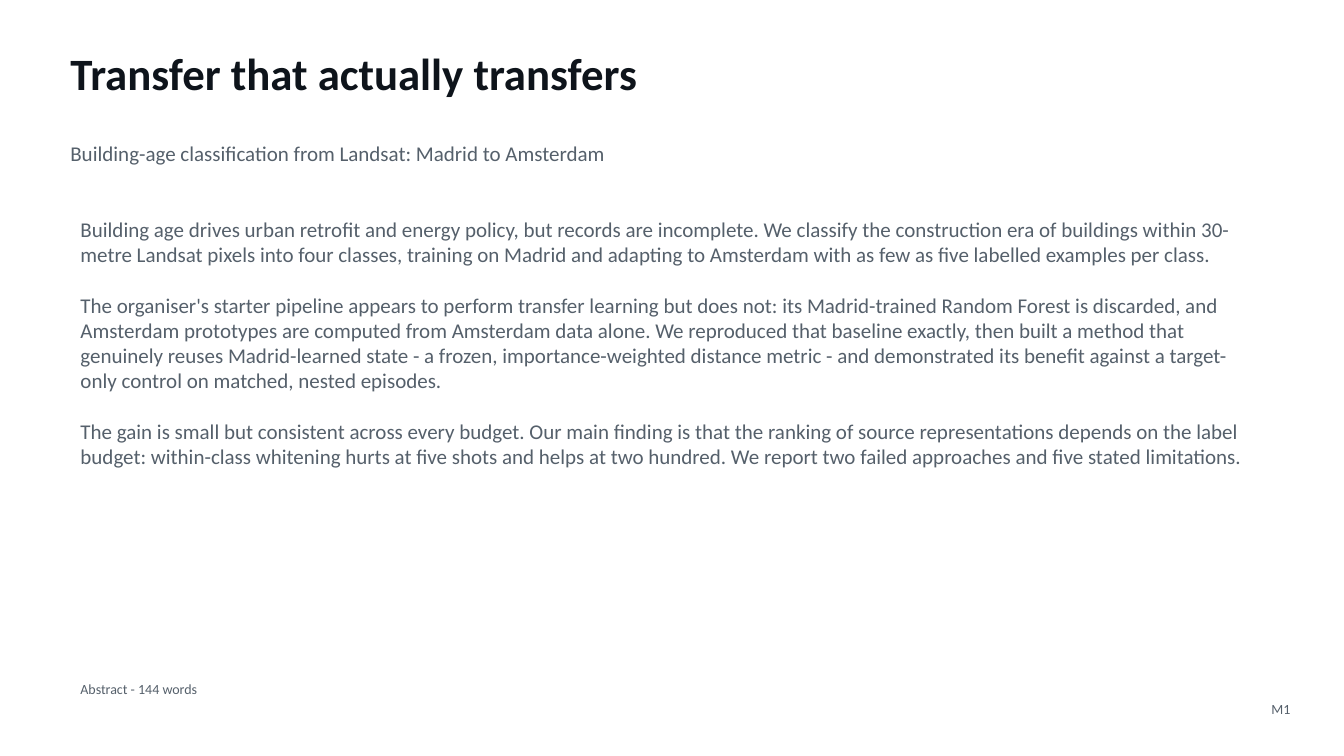
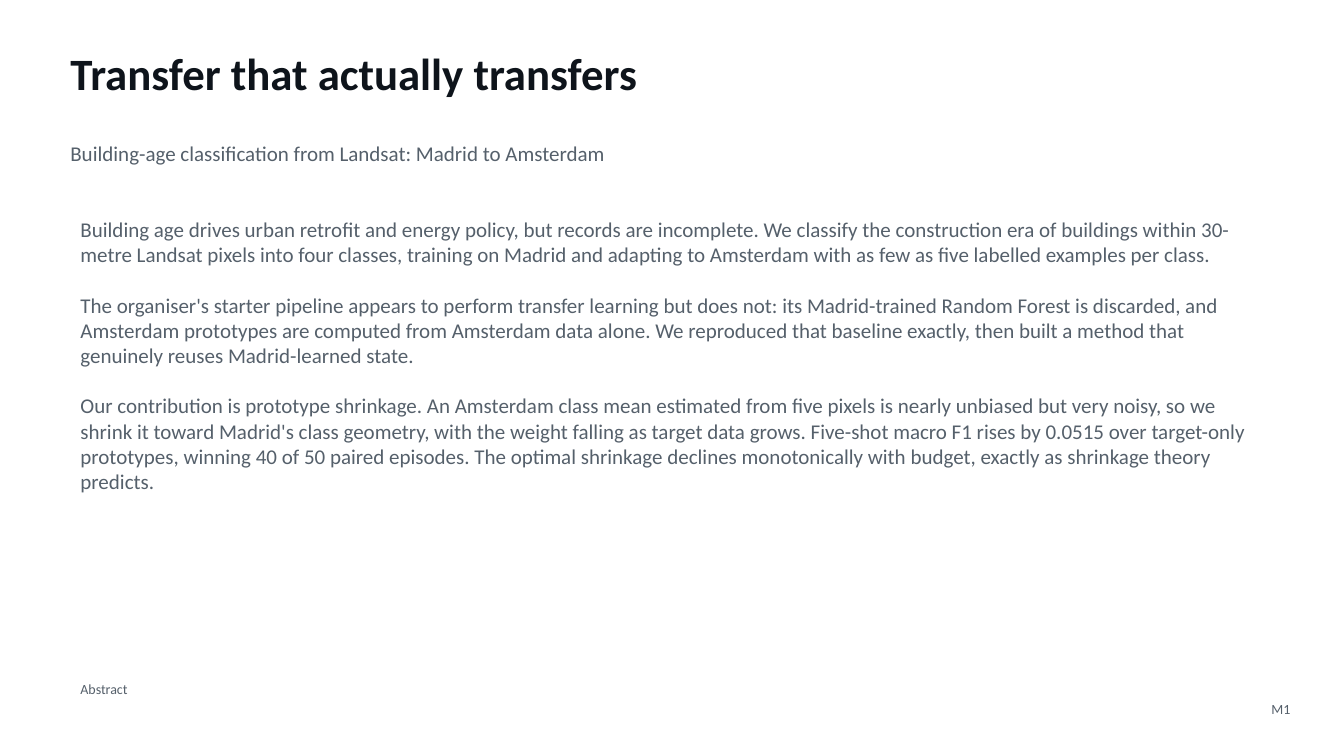
Before and after one commit to jaswin-codes/StatsGeeks, a slide deck: slide 1 of presentation/StatsGeeks_BuildingAge.pptx. Drawn at 1344x756 pixels with LibreOffice and Linux fonts; fonts in the diff are those of the drawing. Boxes give left, top, right and bottom in pixels: in the first picture for what was removed or moved away, otherwise in the second. Text is boxed around its words. In the diff, an @@ line names an element or a change of style, - is before the commit and + after.

```diff
--- a/presentation/StatsGeeks_BuildingAge.pptx
+++ b/presentation/StatsGeeks_BuildingAge.pptx
@@ text at [80,222,1245,493]: text changed @@
-Building age drives urban retrofit and energy policy, but records are incomplete. We classify the construction era of buildings within 30-metre Landsat pixels into four classes, training on Madrid and adapting to Amsterdam with as few as five labelled examples per class.
-The organiser's starter pipeline appears to perform transfer learning but does not: its Madrid-trained Random Forest is discarded, and Amsterdam prototypes are computed from Amsterdam data alone. We reproduced that baseline exactly, then built a method that genuinely reuses Madrid-learned state - a frozen, importance-weighted distance metric - and demonstrated its benefit against a target-only control on matched, nested episodes.
-The gain is small but consistent across every budget. Our main finding is that the ranking of source representations depends on the label budget: within-class whitening hurts at five shots and helps at two hundred. We report two failed approaches and five stated limitations.
+Building age drives urban retrofit and energy policy, but records are incomplete. We classify the construction era of buildings within 30-metre Landsat pixels into four classes, training on Madrid and adapting to Amsterdam with as few as five labelled examples per class.
+The organiser's starter pipeline appears to perform transfer learning but does not: its Madrid-trained Random Forest is discarded, and Amsterdam prototypes are computed from Amsterdam data alone. We reproduced that baseline exactly, then built a method that genuinely reuses Madrid-learned state.
+Our contribution is prototype shrinkage. An Amsterdam class mean estimated from five pixels is nearly unbiased but very noisy, so we shrink it toward Madrid's class geometry, with the weight falling as target data grows. Five-shot macro F1 rises by 0.0515 over target-only prototypes, winning 40 of 50 paired episodes. The optimal shrinkage declines monotonically with budget, exactly as shrinkage theory predicts.
@@ text at [80,684,127,694]: text changed @@
-Abstract - 144 words
+Abstract
```
Also in this commit, not shown: 1 other slide changed, 1 slide added, 2 other files.
